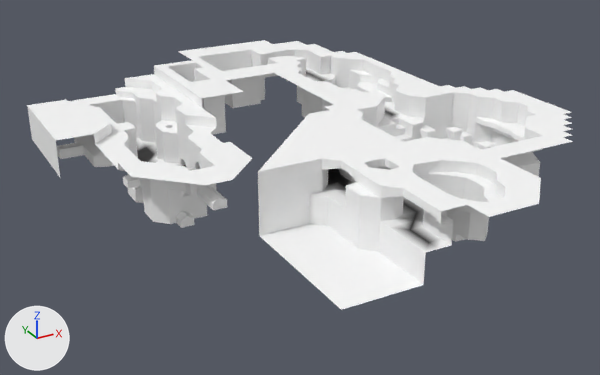
Before and after pictures for a commit that changed the glTF model Models/level-6.glb.
Before and after are seen from a 50 mm lens placed at (-72.0, -181.7, 86.6), pointed at (33.7, 10.4, -9.4). The lights are fixed; the arrows at lower left show +X, +Y and +Z. The first picture is the older version. Vertices at exactly the same position are counted once.

The older version as bpy lines, for what is in view:
```python
me_level_6 = bpy.data.meshes.new('level-6')
me_level_6.from_pydata(...)  # 3080 vertices, 5912 faces; spans x -28.0..105.0, y -63.0..98.0, z -12.0..11.0
me_level_6.materials.append(mat_defaultmaterial)
ob_level_6 = bpy.data.objects.new('level-6', me_level_6)
ob_level_6.location = (0.0, 0.0, 0.0)
```
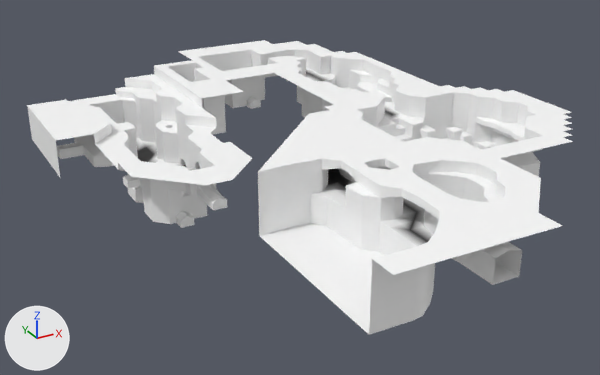
Commit message: working on level 6

Changed parts and their boxes [x1, y1, x2, y2] in the pictures (600 x 375 px):
'level-6', reshaped (9% taller): before [27, 40, 573, 310]; after [27, 40, 573, 335]
part 1 of me_level_6, built on: before [242, 95, 454, 224]; after [242, 95, 562, 335]
part 2 of me_level_6, recoloured: before [422, 227, 451, 249]; after [420, 227, 433, 241]

Patch to the scene script:
```diff
--- a/Models/level-6.glb.py
+++ b/Models/level-6.glb.py
@@ me_level_6 @@
 # used by ob_level_6; location = (0.0, 0.0, 0.0)
-me_level_6.from_pydata(...)  # 3080 vertices, 5912 faces; spans x -28.0..105.0, y -63.0..98.0, z -12.0..11.0
+me_level_6.from_pydata(...)  # 3240 vertices, 6224 faces; spans x -28.0..105.0, y -74.0..98.0, z -12.0..11.0
+# me_level_6 part 1
+# 2 vertices are removed from x 32.0, y -56.0, z 8.0..11.0
+# 15 faces are deleted
+# 85 vertices are added at x 7.0..49.0, y -74.0..67.0, z -6.0..11.0
+# 11 new vertices lie (0.0, -4.0, 0.0) away from vertices in x 7.0..35.0, y -56.0, z -6.0..11.0
+# 7 new vertices lie (-4.0, 0.0, 0.0) away from vertices in x 11.0..39.0, y -66.0..-56.0, z -6.0..11.0
+# 8 new vertices lie (0.0, -4.0, 0.0) away from vertices in x 28.0..49.0, y -66.0, z 2.0..11.0
+# 8 new vertices lie (0.0, -4.0, 0.0) away from vertices in x 28.0..49.0, y -70.0, z 2.0..11.0
+# 7 new vertices lie (-5.0, -3.0, 0.0) away from vertices in x 25.0, y -63.0, z -6.0..11.0
+# 9 new vertices lie (-4.0, 0.0, 0.0) away from vertices in x 18.0..32.0, y -74.0..-60.0, z -2.0..11.0
+# 8 new vertices lie (-4.0, 0.0, 0.0) away from vertices in x 11.0..18.0, y -74.0..-66.0, z -2.0..11.0
+# 7 new vertices lie (0.0, -4.0, 0.0) away from vertices in x 7.0..39.0, y -66.0, z 2.0..11.0
+# 7 new vertices lie (0.0, -4.0, 0.0) away from vertices in x 7.0..39.0, y -70.0, z 2.0..11.0
+# 5 new vertices lie (-4.0, 0.0, 1.0) away from vertices in x 35.0..39.0, y -74.0..-56.0, z 8.0
+# 322 new faces join them
+# me_level_6 part 2: 24 kept faces spanning x 32.0..53.0, y -56.0..88.0, z -2.0..2.0 get new vertex colours; the middle colour goes from white #ffffff to light grey #d5d5d5
+# other edits to the shape of me_level_6 do not show in these pictures
 me_level_6.materials.append(mat_defaultmaterial)
```
